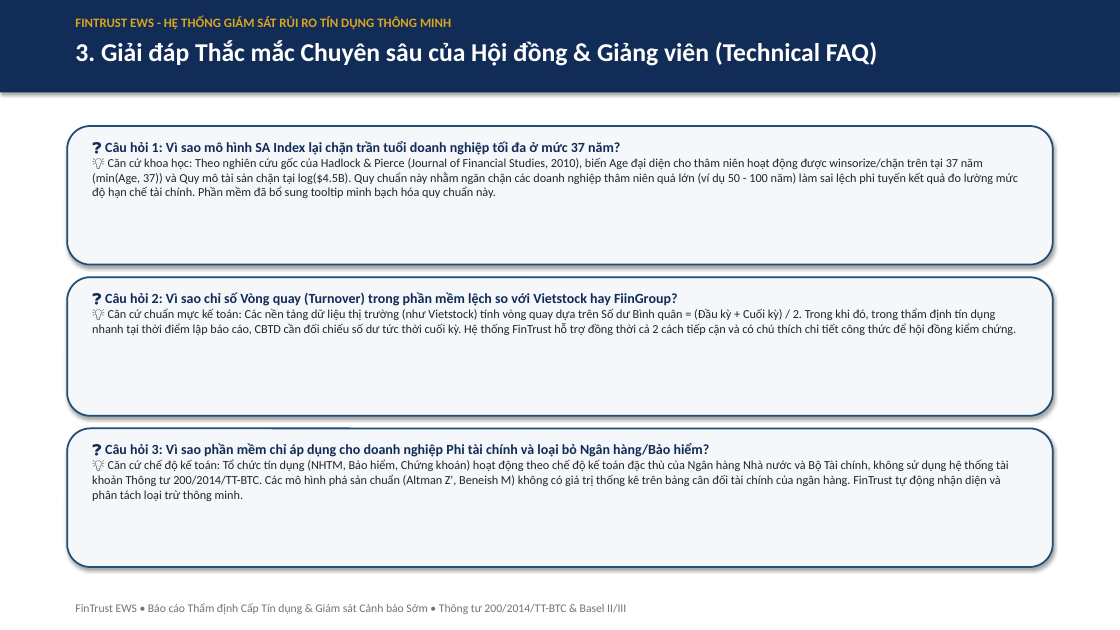
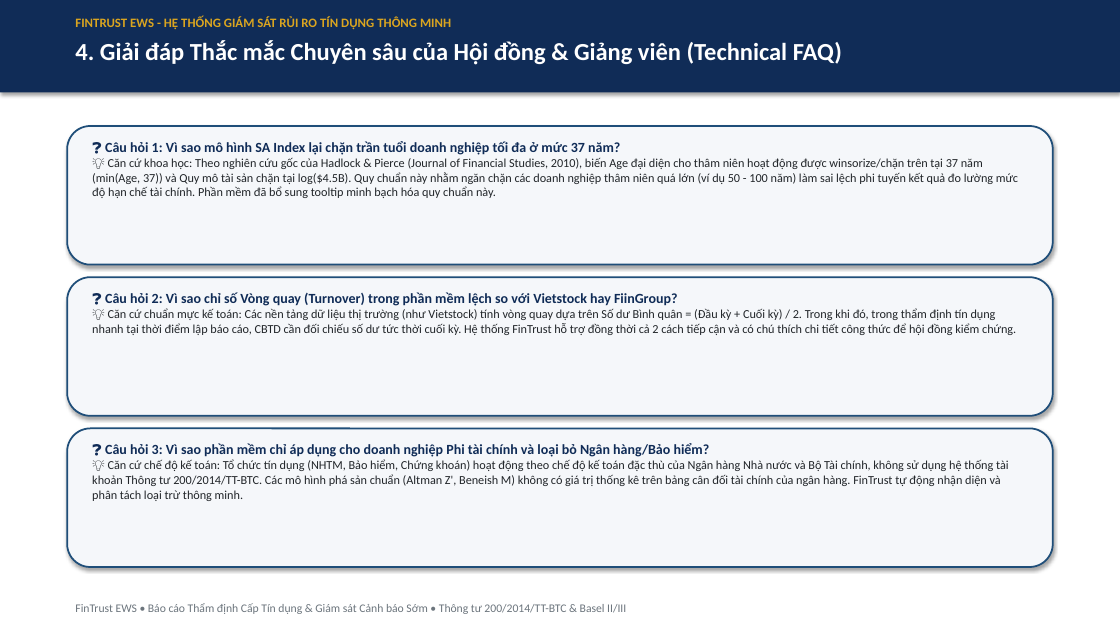
Before and after one commit to SelinaVu/Credit-Risk-Control, a slide deck: slide 5 of FinTrust_EWS_Bao_Cao_Hoi_Dong_Khoa_Hoc.pptx (slide 4 before the commit). Drawn at 1120x630 pixels with LibreOffice and Linux fonts; fonts in the diff are those of the drawing. Boxes give left, top, right and bottom in pixels: in the first picture for what was removed or moved away, otherwise in the second. Text is boxed around its words. In the diff, an @@ line names an element or a change of style, - is before the commit and + after.

```diff
--- a/FinTrust_EWS_Bao_Cao_Hoi_Dong_Khoa_Hoc.pptx
+++ b/FinTrust_EWS_Bao_Cao_Hoi_Dong_Khoa_Hoc.pptx
@@ text at bbox=[75, 40, 842, 65]: text changed; size 22 to 21 pt @@
-3. Giải đáp Thắc mắc Chuyên sâu của Hội đồng & Giảng viên (Technical FAQ)
+4. Giải đáp Thắc mắc Chuyên sâu của Hội đồng & Giảng viên (Technical FAQ)
```
Also in this commit, not shown: 9 other slides changed, 1 slide added, 1 other file.
